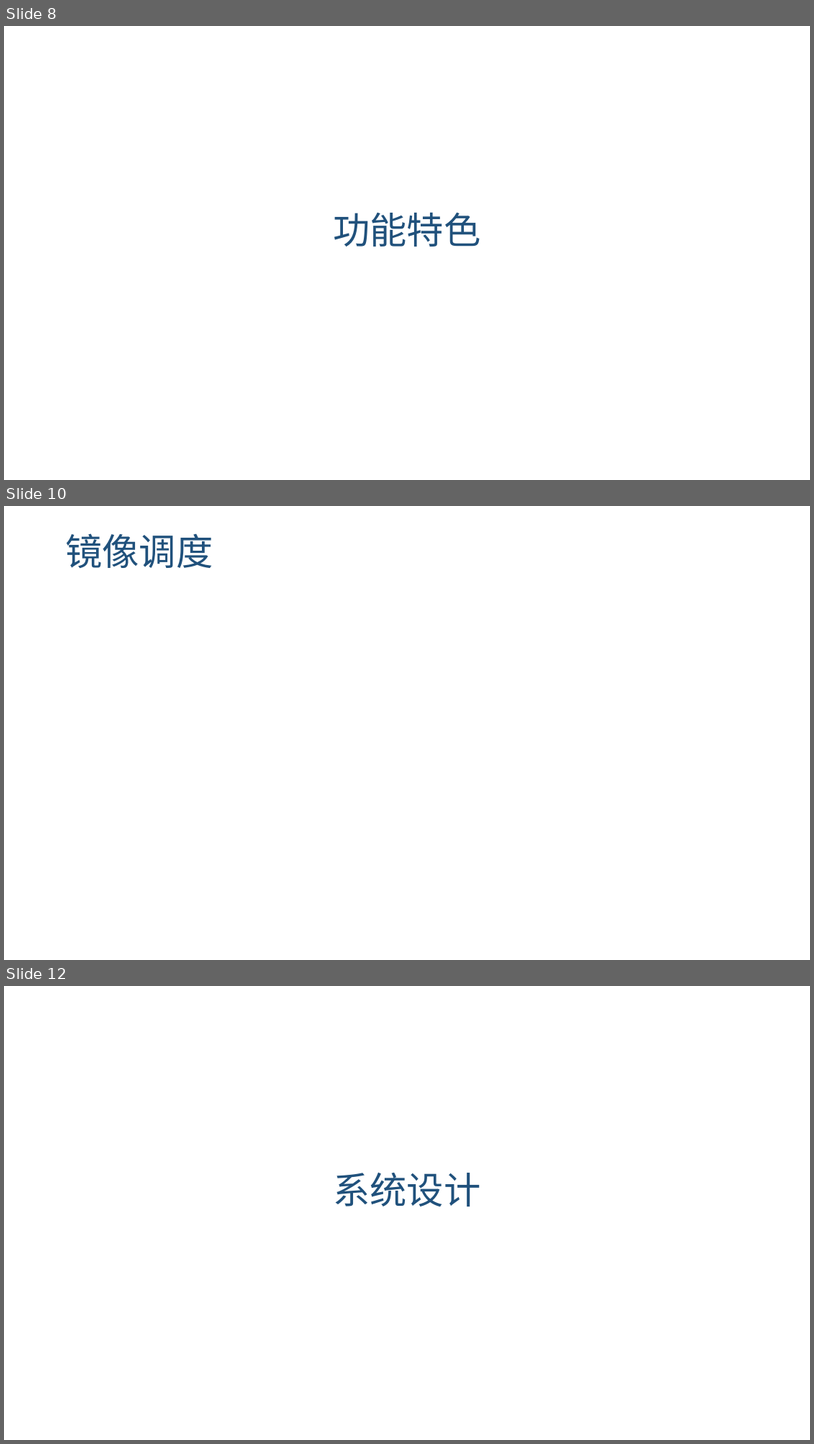
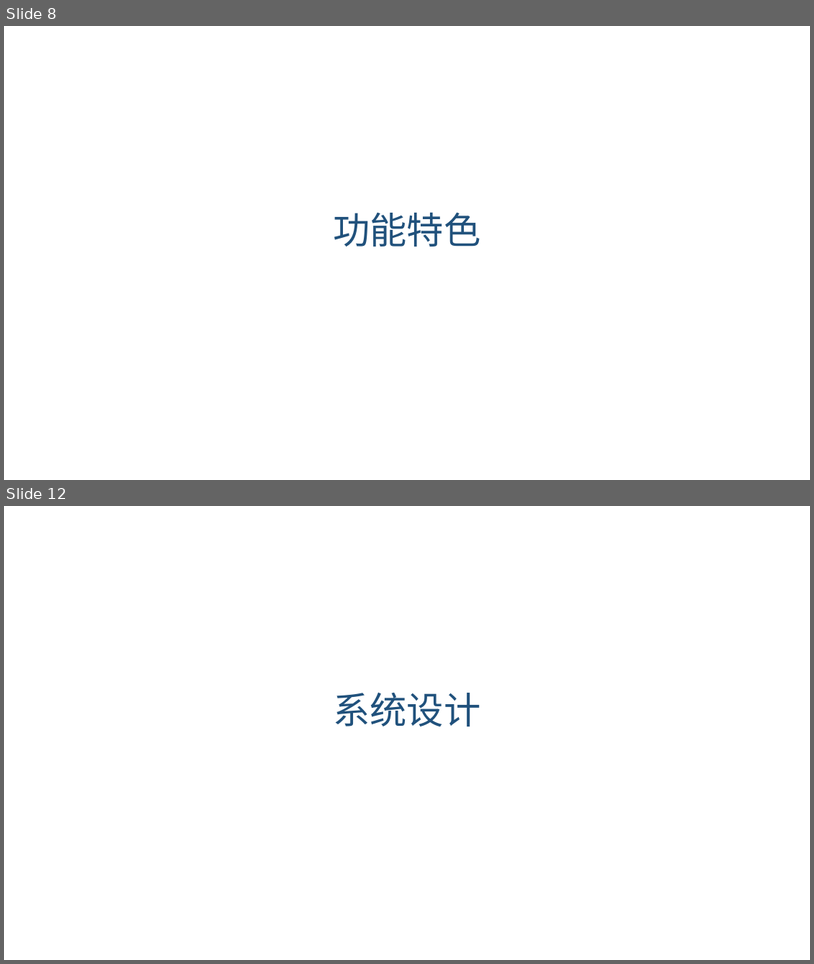
Before and after one commit to kangyifei/intel-minicloud, a slide deck: doc/演示PPT-v1.pptx. Shown one above the other, each under a label of ours: slides 8, 10 and 12 before the commit, slides 8 and 12 after it; the slides between them are not shown. The pictures are 814x1444 and 814x964 pixels, drawn with LibreOffice and Linux fonts; fonts in the diff are those of the drawing; background and template pictures are left out. Boxes give left, top, right and bottom in pixels: in the first picture for what was removed or moved away, otherwise in the second. Text is boxed around its words. In the diff, an @@ line names an element or a change of style, - is before the commit and + after.

```diff
--- a/doc/演示PPT-v1.pptx
+++ b/doc/演示PPT-v1.pptx
@@ slide 10 removed at (4,506,810,960), background picture (left out) @@
@@ title removed at (65,533,213,568) @@
-镜像调度
```
Also in this commit, not shown: 4 slides changed, 6 slides added, 6 other slides removed.
